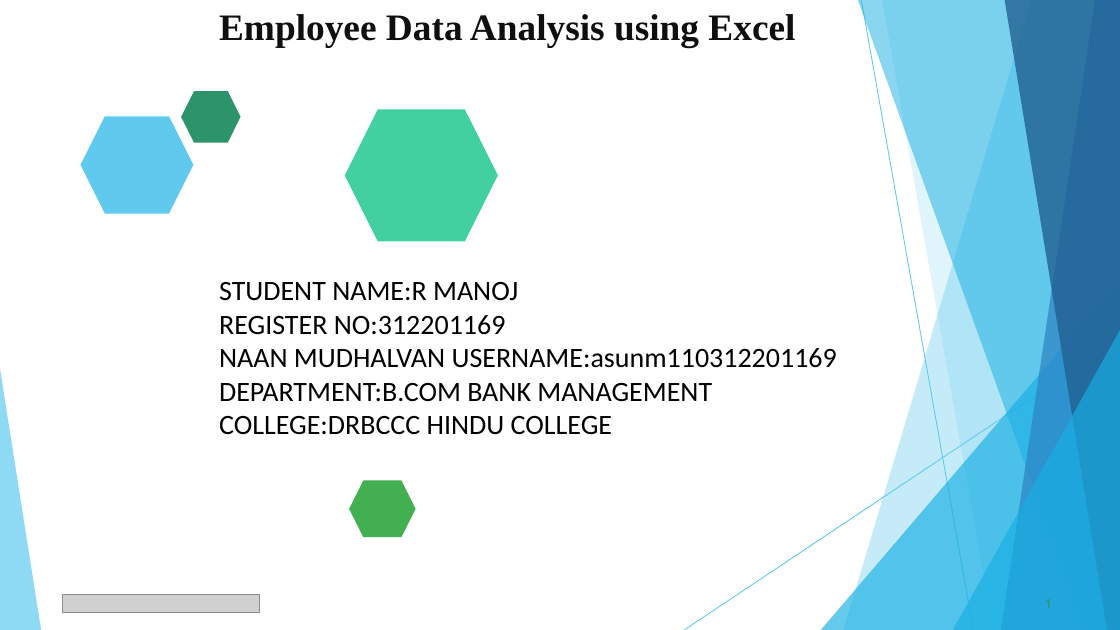
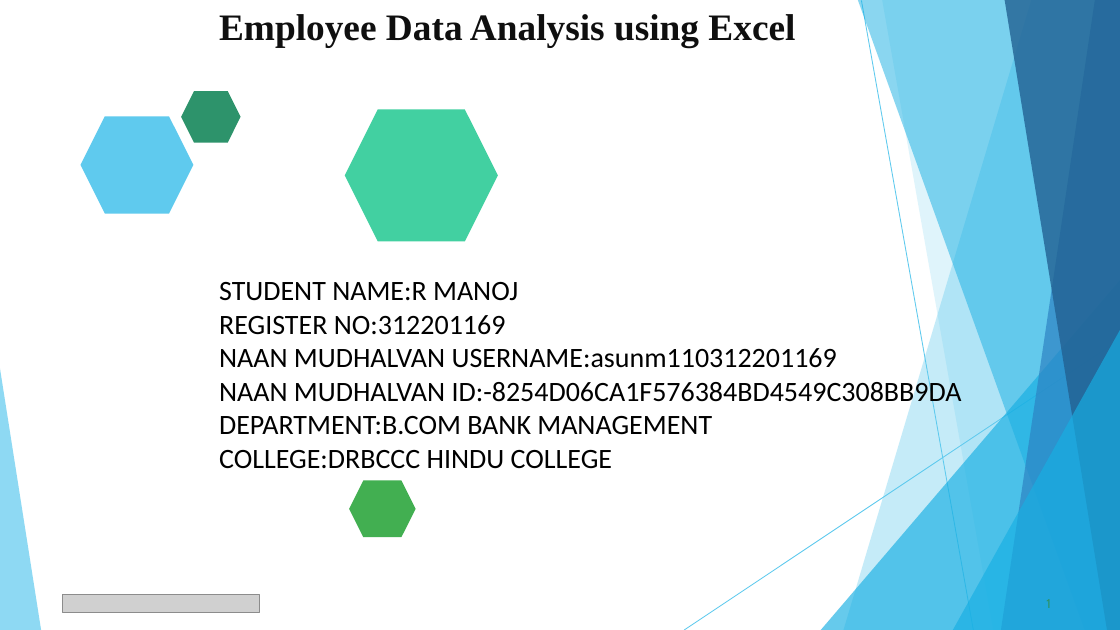
Before and after one commit to Rmanoj123/TNSDC--DATA-ANALYTICS, a slide deck: slide 1 of manoj naan mudhalvan project 2.pptx. Drawn at 1120x630 pixels with LibreOffice and Linux fonts; fonts in the diff are those of the drawing; grey boxes stand for pictures. Boxes give left, top, right and bottom in pixels: in the first picture for what was removed or moved away, otherwise in the second. Text is boxed around its words. In the diff, an @@ line names an element or a change of style, - is before the commit and + after.

```diff
--- a/manoj naan mudhalvan project 2.pptx
+++ b/manoj naan mudhalvan project 2.pptx
@@ text at (x1=219, y1=378, x2=962, y2=408): paragraph added @@
+NAAN MUDHALVAN ID:-8254D06CA1F576384BD4549C308BB9DA
```
